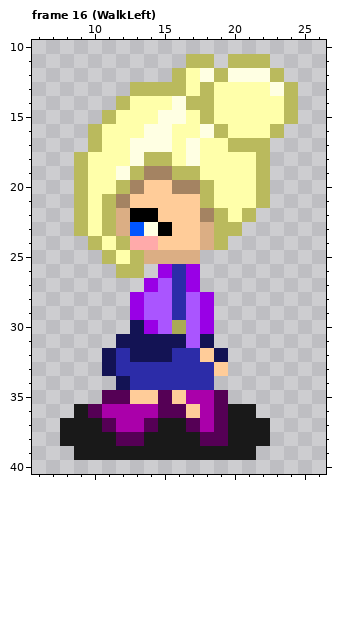
Two versions of one pixel-art file, Assets/player.ase. The picture above was drawn from the file before the commit.
32x48 pixels, 16 frames. Shown: frame 16 (WalkLeft): x 6..26, y 10..40. The commit also changed other frames, which this record leaves out.
After:
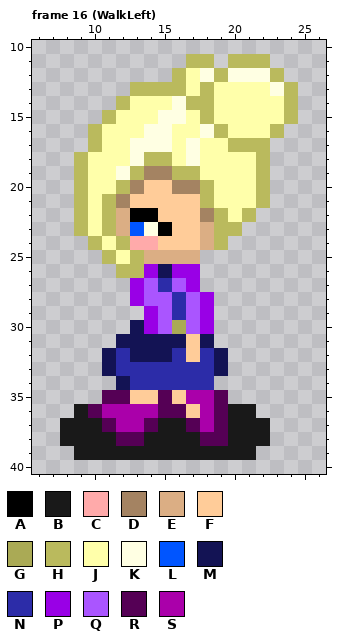
Palette (. is transparent): A #000000  B #191919  C #ffaaaa  D #a48362  E #dbae84  F #ffcc99  G #aaaa55  H #baba5d  J #ffffaa  K #ffffe3  L #0055ff  M #131354  N #2c2ca8  P #9900e6  Q #aa55ff  R #550055  S #aa00aa
Edits made:
{"where": "frame 16 (WalkLeft), layer \"Body\""}
{"frame":16,"y":26,"x":14,"old":".PN","new":"PMP"}
{"frame":16,"y":27,"x":13,"old":".PQN","new":"PQNQ"}
{"frame":16,"y":29,"x":13,"old":"PQ","new":".P"}
{"frame":16,"y":31,"x":17,"old":"Q","new":"F"}
{"frame":16,"y":32,"x":17,"old":"NF","new":"FN"}
{"frame":16,"y":33,"x":19,"old":"F","new":"M"}
{"label":"changed","picture_box":[130,264,228,376]}
